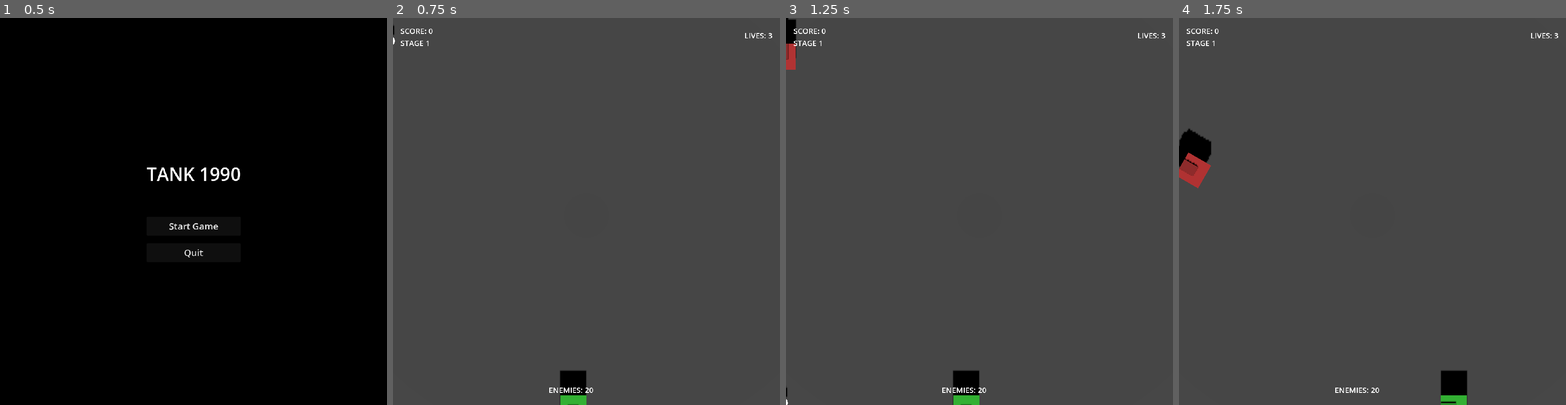
Above: before the commit, frames 1-4 (left to right).
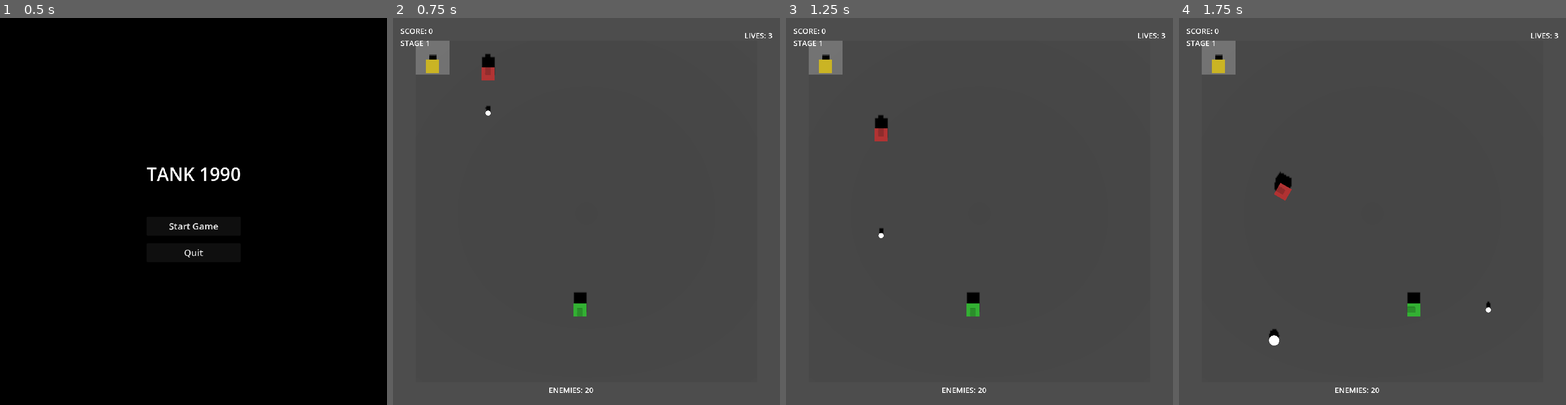
Above: after the commit, the same moments.

Repository: matibat/TANKS1990
Game: Godot game, scene res://scenes3d/game_3d_ddd.tscn
Same seed, same stepped clock (60 frames per second), same inputs: the game is played once before the commit and once after it.
Inputs:
- Up to frame 1 (0.5 s): no input
- Up to frame 2 (0.75 s): click "Start Game" at 0.5 s
- Up to frame 3 (1.25 s): no input
- Up to frame 4 (1.75 s): tap Enter at 1.25 s; hold D (move_right) from 1.28 s (still down); hold Space (fire) from 1.28 s (still down)

Frame 1 is identical in both runs. In frame 2, 1.8% of the frame differs, in the area x 0-50%, y 1-100%; in frame 3, 2.1%; in frame 4, 2.9%, in the area x 0-81%, y 5-100%.

Commit message:
chore: smooth interpolation and retune shooting cadence
- Skip tick interpolation when idle to eliminate flicker for tanks and bullets
- Snap camera tracking to the grid and keep full-map framing consistent
- Retune fire rates and bullet speeds for responsive 10 TPS shooting and discrete travel
- Align tests with new pacing and camera sizing

Diff:
--- a/scenes3d/bullet_3d.gd
+++ b/scenes3d/bullet_3d.gd
@@ -30,15 +30,17 @@
 
 ## Called when bullet should move to new position
 func move_to(new_position: Vector3) -> void:
-	# Store previous position for interpolation
+	# Store previous target so interpolation starts from last committed position
 	if use_interpolation:
-		last_position = position
+		last_position = target_position
+	else:
+		position = new_position
 
 	target_position = new_position
+	tick_progress = 0.0
 
 	# If not using interpolation, snap immediately
 	if not use_interpolation:
-		position = new_position
 		tick_progress = 1.0
 
 ## Called when bullet is destroyed
@@ -63,5 +65,8 @@
 func set_tick_progress(progress: float) -> void:
 	if not use_interpolation:
 		return
+	# Avoid redundant lerp when bullet hasn't advanced this tick
+	if last_position.is_equal_approx(target_position):
+		return
 	tick_progress = clamp(progress, 0.0, 1.0)
 	position = last_position.lerp(target_position, tick_progress)
--- a/scenes3d/camera_3d.gd
+++ b/scenes3d/camera_3d.gd
@@ -38,11 +38,11 @@
 	var viewport_size: Vector2 = get_viewport().get_visible_rect().size
 	var aspect: float = max(viewport_size.aspect(), 0.0001)
 	var safety: float = CAMERA_PADDING + UI_SAFE_MARGIN
-	var half_height: float = _playfield_world_size * 0.5 + safety
-	var half_width: float = _playfield_world_size * 0.5 + safety
+	var full_height: float = _playfield_world_size + safety * 2.0
+	var full_width: float = _playfield_world_size + safety * 2.0
 
-	# Size is half of the vertical span; ensure both width and height fit
-	size = max(half_height, half_width / aspect)
+	# In orthogonal projection `size` represents the vertical span; pick the larger requirement
+	size = max(full_height, full_width / aspect)
 
 ## Set the player tank to follow (optional - for camera tracking)
 func set_player_tank(tank: Node3D) -> void:
@@ -55,16 +55,20 @@
 ## Follow player tank but clamp to playfield bounds
 func _follow_player_clamped() -> void:
 	# Calculate half viewport size in world units
-	var half_view_width: float = size * get_viewport().get_visible_rect().size.aspect()
-	var half_view_height: float = size
+	var half_view_height: float = size * 0.5
+	var half_view_width: float = size * get_viewport().get_visible_rect().size.aspect() * 0.5
+
+	# Snap tracking to grid to avoid sub-tile drift
+	var snapped_x = snappedf(player_tank.position.x, TILE_SIZE_WORLD)
+	var snapped_z = snappedf(player_tank.position.z, TILE_SIZE_WORLD)
 
 	# Playfield bounds in world units (0 to 26)
 	var playfield_min := 0.0
 	var playfield_max := _playfield_world_size
 
 	# Clamp camera position to keep it within playfield while handling oversized views
-	position.x = _clamp_axis(player_tank.position.x, half_view_width, playfield_min, playfield_max)
-	position.z = _clamp_axis(player_tank.position.z, half_view_height, playfield_min, playfield_max)
+	position.x = _clamp_axis(snapped_x, half_view_width, playfield_min, playfield_max)
+	position.z = _clamp_axis(snapped_z, half_view_height, playfield_min, playfield_max)
 
 func _clamp_axis(value: float, half_view: float, min_bound: float, max_bound: float) -> float:
 	# If the view is wider than the playfield, anchor to center to avoid inverted clamps
--- a/scenes3d/tank_3d.gd
+++ b/scenes3d/tank_3d.gd
@@ -56,18 +56,20 @@
 
 ## Called when tank should move to new position
 func move_to(new_position: Vector3, new_rotation: float) -> void:
-	# Store previous position for interpolation
+	# Store previous target so interpolation starts from the last committed tick
 	if use_interpolation:
-		last_position = position
-		last_rotation = rotation.y
+		last_position = target_position
+		last_rotation = target_rotation
+	else:
+		position = new_position
+		rotation.y = new_rotation
 
 	target_position = new_position
 	target_rotation = new_rotation
+	tick_progress = 0.0
 
 	# If not using interpolation, snap immediately
 	if not use_interpolation:
-		position = new_position
-		rotation.y = new_rotation
 		tick_progress = 1.0
 
 ## Called when tank takes damage
@@ -106,6 +108,9 @@
 func set_tick_progress(progress: float) -> void:
 	if not use_interpolation:
 		return
+	# If there is no new target, avoid tiny lerp jitter while idle
+	if last_position.is_equal_approx(target_position) and is_equal_approx(last_rotation, target_rotation):
+		return
 	tick_progress = clamp(progress, 0.0, 1.0)
 	position = last_position.lerp(target_position, tick_progress)
 	rotation.y = lerp_angle(last_rotation, target_rotation, tick_progress)
--- a/src/domain/value_objects/tank_stats.gd
+++ b/src/domain/value_objects/tank_stats.gd
@@ -23,45 +23,45 @@
 static func player_default():
 	var s = new()
 	s.speed = 2 # speed: moderate
-	s.fire_rate = 60 # fire_rate: 60 frames = 1 second at 60 FPS
+	s.fire_rate = 6 # fire_rate: snappier at 10 TPS (~0.6s)
 	s.armor = 1 # armor: 1 hit point
-	s.bullet_speed = 4 # bullet_speed: fast
+	s.bullet_speed = 2 # bullet_speed: discrete but smooth when interpolated
 	return s
 
 ## Static factory method for basic enemy stats
 static func enemy_basic():
 	var s = new()
 	s.speed = 1 # speed: slow
-	s.fire_rate = 90 # fire_rate: slower than player
+	s.fire_rate = 10 # fire_rate: slower than player
 	s.armor = 1 # armor: 1 hit point
-	s.bullet_speed = 3 # bullet_speed: slower than player
+	s.bullet_speed = 2 # bullet_speed: slower than player
 	return s
 
 ## Static factory method for fast enemy stats
 static func enemy_fast():
 	var s = new()
 	s.speed = 3 # speed: fast
-	s.fire_rate = 75 # fire_rate: moderate
+	s.fire_rate = 8 # fire_rate: moderate at 10 TPS
 	s.armor = 1 # armor: 1 hit point
-	s.bullet_speed = 4 # bullet_speed: fast
+	s.bullet_speed = 3 # bullet_speed: fast but readable
 	return s
 
 ## Static factory method for power enemy stats
 static func enemy_power():
 	var s = new()
 	s.speed = 2 # speed: normal
-	s.fire_rate = 45 # fire_rate: fast shooting
+	s.fire_rate = 7 # fire_rate: fast shooting at 10 TPS
 	s.armor = 1 # armor: 1 hit point
-	s.bullet_speed = 4 # bullet_speed: fast
+	s.bullet_speed = 3 # bullet_speed: fast
 	return s
 
 ## Static factory method for armored enemy stats
 static func enemy_armored():
 	var s = new()
 	s.speed = 1 # speed: slow
-	s.fire_rate = 120 # fire_rate: very slow
+	s.fire_rate = 14 # fire_rate: very slow at 10 TPS
 	s.armor = 4 # armor: 4 hit points
-	s.bullet_speed = 3 # bullet_speed: slow
+	s.bullet_speed = 2 # bullet_speed: slow
 	return s
 
 ## String representation for debugging
--- a/tests/domain/value_objects/test_tank_stats.gd
+++ b/tests/domain/value_objects/test_tank_stats.gd
@@ -7,13 +7,13 @@
 
 func test_given_stats_when_created_then_stores_all_values():
 	# Given/When: Create tank stats
-	var stats = TankStats.create(2, 60, 1, 4)
+	var stats = TankStats.create(2, 6, 1, 2)
 
 	# Then: All values are stored correctly
 	assert_eq(stats.speed, 2)
-	assert_eq(stats.fire_rate, 60)
+	assert_eq(stats.fire_rate, 6)
 	assert_eq(stats.armor, 1)
-	assert_eq(stats.bullet_speed, 4)
+	assert_eq(stats.bullet_speed, 2)
 
 func test_given_player_default_when_created_then_returns_standard_player_stats():
 	# Given/When: Create player default stats
@@ -21,9 +21,9 @@
 
 	# Then: Has player-appropriate values
 	assert_eq(stats.speed, 2)
-	assert_eq(stats.fire_rate, 60)
+	assert_eq(stats.fire_rate, 6)
 	assert_eq(stats.armor, 1)
-	assert_eq(stats.bullet_speed, 4)
+	assert_eq(stats.bullet_speed, 2)
 
 func test_given_enemy_basic_when_created_then_returns_basic_enemy_stats():
 	# Given/When: Create basic enemy stats
@@ -31,9 +31,9 @@
 
 	# Then: Has basic enemy values (slow, weak)
 	assert_eq(stats.speed, 1)
-	assert_eq(stats.fire_rate, 90)
+	assert_eq(stats.fire_rate, 10)
 	assert_eq(stats.armor, 1)
-	assert_eq(stats.bullet_speed, 3)
+	assert_eq(stats.bullet_speed, 2)
 
 func test_given_enemy_fast_when_created_then_returns_fast_enemy_stats():
 	# Given/When: Create fast enemy stats
@@ -41,9 +41,9 @@
 
 	# Then: Has fast enemy values (higher speed)
 	assert_eq(stats.speed, 3)
-	assert_eq(stats.fire_rate, 75)
+	assert_eq(stats.fire_rate, 8)
 	assert_eq(stats.armor, 1)
-	assert_eq(stats.bullet_speed, 4)
+	assert_eq(stats.bullet_speed, 3)
 
 func test_given_enemy_armored_when_created_then_returns_armored_enemy_stats():
 	# Given/When: Create armored enemy stats
@@ -51,34 +51,34 @@
 
 	# Then: Has armored enemy values (higher armor, slower fire)
 	assert_eq(stats.speed, 1)
-	assert_eq(stats.fire_rate, 120)
+	assert_eq(stats.fire_rate, 14)
 	assert_eq(stats.armor, 4)
-	assert_eq(stats.bullet_speed, 3)
+	assert_eq(stats.bullet_speed, 2)
 
 func test_given_stats_when_created_then_speed_is_positive():
 	# Given/When: Create any stats
-	var stats = TankStats.create(2, 60, 1, 4)
+	var stats = TankStats.create(2, 6, 1, 2)
 
 	# Then: Speed is positive
 	assert_gt(stats.speed, 0, "Speed must be positive")
 
 func test_given_stats_when_created_then_fire_rate_is_positive():
 	# Given/When: Create any stats
-	var stats = TankStats.create(2, 60, 1, 4)
+	var stats = TankStats.create(2, 6, 1, 2)
 
 	# Then: Fire rate is positive
 	assert_gt(stats.fire_rate, 0, "Fire rate must be positive")
 
 func test_given_stats_when_created_then_armor_is_non_negative():
 	# Given/When: Create any stats
-	var stats = TankStats.create(2, 60, 1, 4)
+	var stats = TankStats.create(2, 6, 1, 2)
 
 	# Then: Armor is non-negative
 	assert_true(stats.armor >= 0, "Armor must be non-negative")
 
 func test_given_stats_when_created_then_bullet_speed_is_positive():
 	# Given/When: Create any stats
-	var stats = TankStats.create(2, 60, 1, 4)
+	var stats = TankStats.create(2, 6, 1, 2)
 
 	# Then: Bullet speed is positive
 	assert_gt(stats.bullet_speed, 0, "Bullet speed must be positive")
--- a/tests/integration/test_3d_gameplay.gd
+++ b/tests/integration/test_3d_gameplay.gd
@@ -49,7 +49,7 @@
 	var aspect = max(viewport_size.aspect(), 0.0001)
 	var playfield_world_size = 416 * (1.0 / 16.0)
 	var padding = camera.CAMERA_PADDING + camera.UI_SAFE_MARGIN
-	var expected_size = max(playfield_world_size * 0.5 + padding, (playfield_world_size * 0.5 + padding) / aspect)
+	var expected_size = max(playfield_world_size + padding * 2.0, (playfield_world_size + padding * 2.0) / aspect)
 	assert_almost_eq(camera.size, expected_size, 0.01, "Camera size should fit full playfield")
 	# Camera should be positioned above the arena at height 10
 	assert_eq(camera.position.y, 10.0, "Camera should be at height 10.0")
